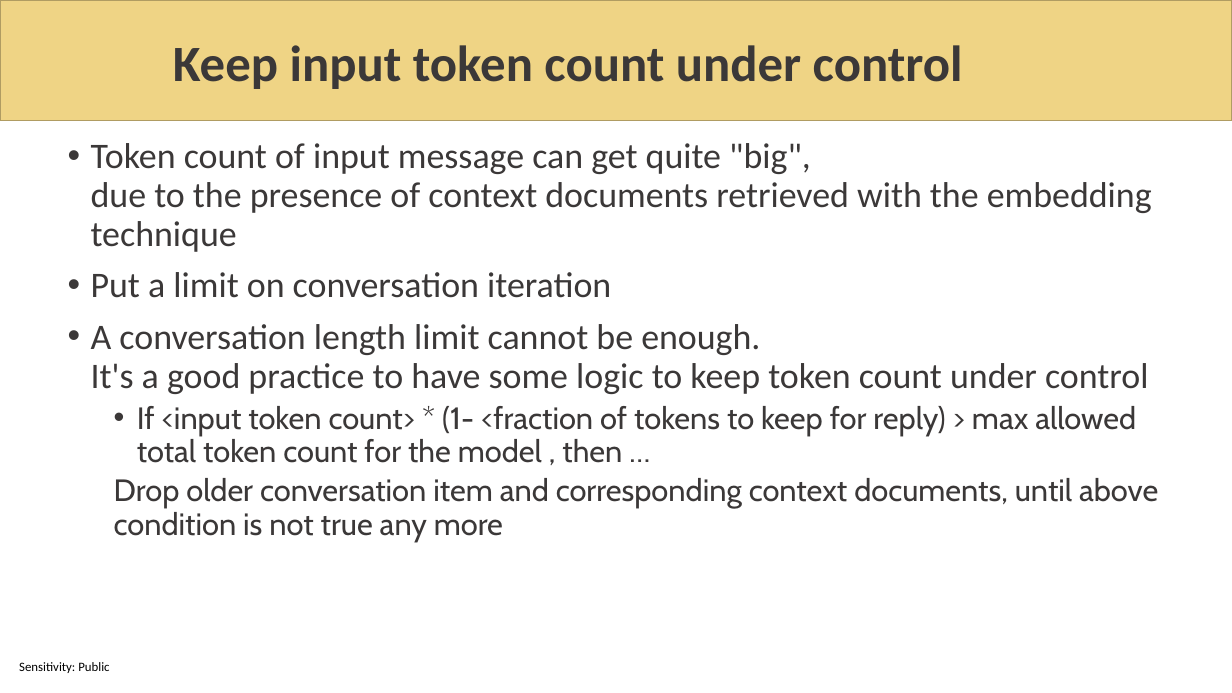
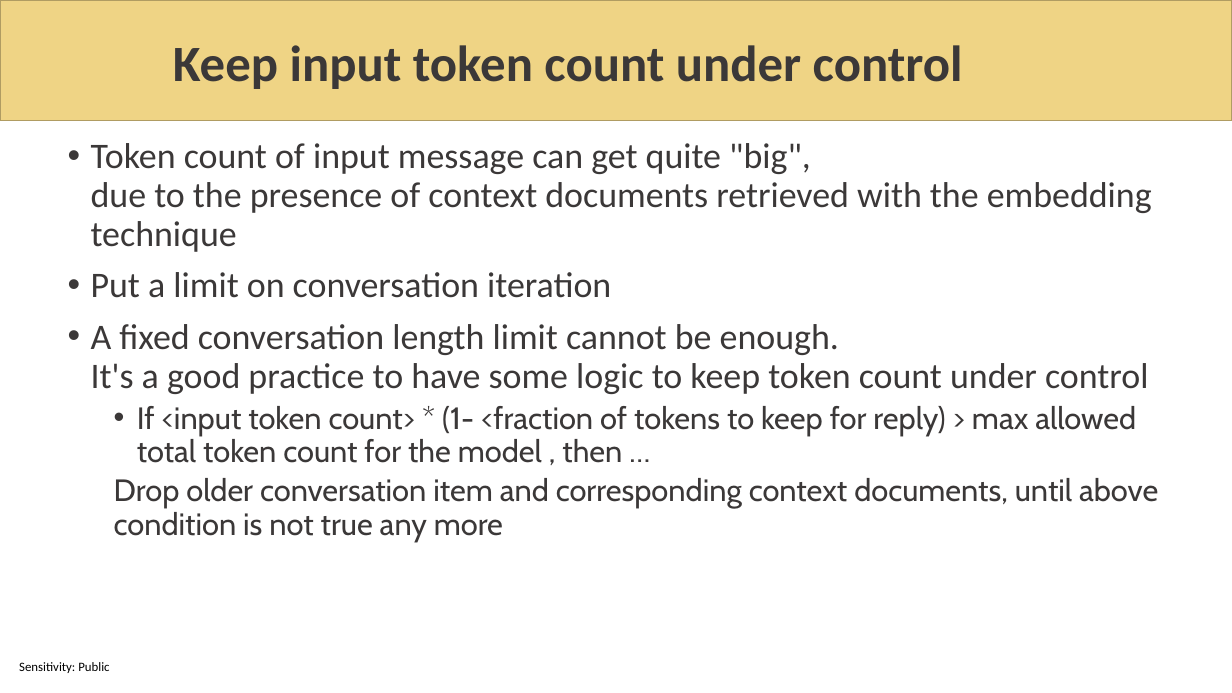
Before and after one commit to sabbadino/AzureDay2023Torino, a slide deck: slide 28 of sessions/room1_15_30/azure-day-ChatBot.pptx. Drawn at 1232x693 pixels with LibreOffice and Linux fonts; fonts in the diff are those of the drawing; background and template pictures are left out. Boxes give left, top, right and bottom in pixels: in the first picture for what was removed or moved away, otherwise in the second. Text is boxed around its words. In the diff, an @@ line names an element or a change of style, - is before the commit and + after.

```diff
--- a/sessions/room1_15_30/azure-day-ChatBot.pptx
+++ b/sessions/room1_15_30/azure-day-ChatBot.pptx
@@ text at <box>91,324,1148,394</box>: text changed @@
-• A conversation length limit cannot be enough.
-  It's a good practice to have some logic to keep token count under control
+• A fixed conversation length limit cannot be enough.
+  It's a good practice to have some logic to keep token count under control
```
Also in this commit, not shown: 9 other slides changed, 1 slide added, 2 slides removed, 2 other files.
